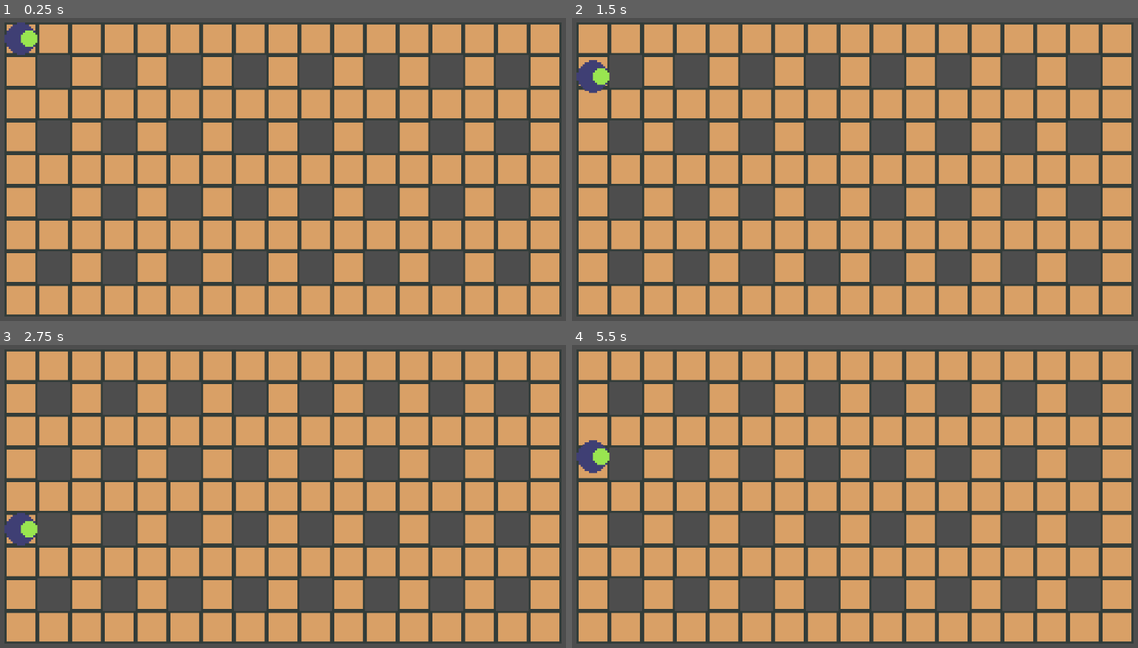
Above: before the commit, frames 1-4 (two rows, left to right).
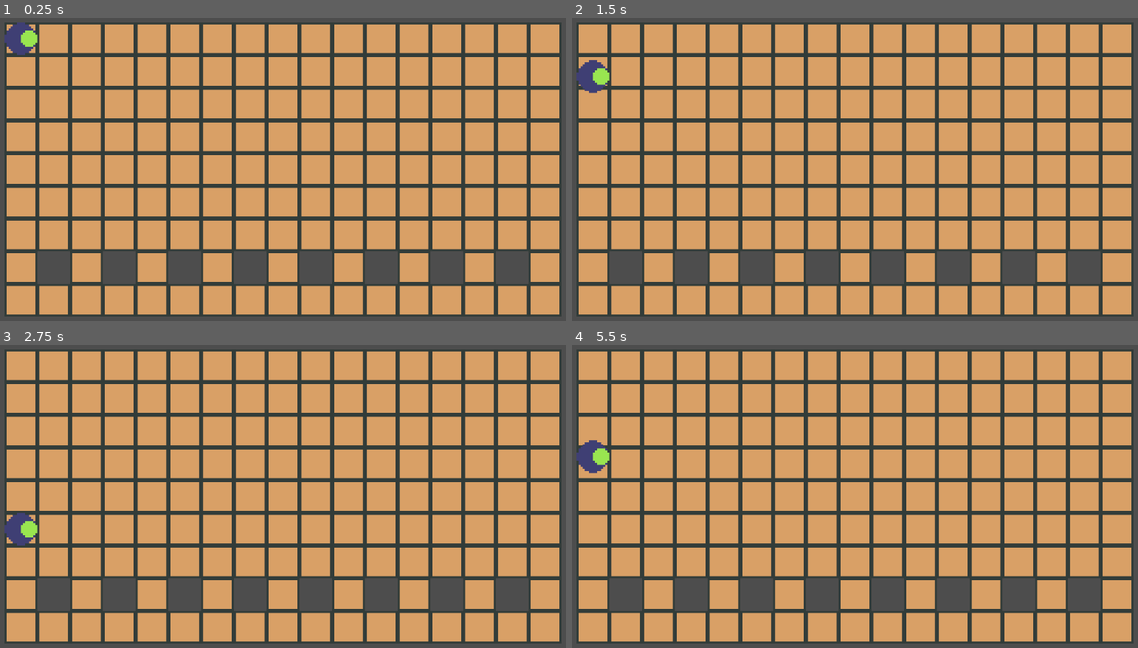
Above: after the commit, the same moments.

Repository: OppoOtis/BeatBomber
Game: Godot game, scene res://Scenes/DevScene.tscn
Same seed, same stepped clock (60 frames per second), same inputs: the game is played once before the commit and once after it.
Inputs (mouse positions are in pixels of both pictures, inside the frame that each line leads up to):
- Up to frame 1 (0.25 s): no input
- Up to frame 2 (1.5 s): tap Enter at 0.5 s; move the mouse to (985, 154) at 0.52 s; hold Right (ui_right) 0.53-1.28 s; tap Space at 1.25 s; move the mouse to (736, 184) at 1.27 s; hold S (Down) from 1.28 s (still down)
- Up to frame 3 (2.75 s): move the mouse to (339, 423) at 2.02 s; release S (Down) at 2.03 s; hold Right (ui_right) from 2.03 s (still down)
- Up to frame 4 (5.5 s): tap Enter at 2.75, 5 s; move the mouse to (826, 563) at 2.77 s; release Right (ui_right) at 2.78 s; hold W (EditorUp) 2.78-3.53 s; move the mouse to (1030, 544) at 3.52 s; hold Left (ui_left) 3.53-5.03 s; tap Space at 4.25 s; move the mouse to (679, 448) at 4.27 s; move the mouse to (883, 496) at 5.02 s; hold S (Down) from 5.03 s (still down)

The runs differ from the first frame. In frame 1, 14% of the frame differs, in the area x 6-94%, y 12-67%; in frame 2, 14%; in frame 3, 14%; in frame 4, 14%.

Commit message:
FastPush

Diff:
--- /dev/null
+++ b/Prefabs/UI/LevelIcon.tscn
@@ -0,0 +1,31 @@
+[gd_scene load_steps=4 format=3 uid="uid://dc2poqlggtc0u"]
+
+[ext_resource type="Script" path="res://Scripts/UI/LevelIcon.gd" id="1_ntvld"]
+
+[sub_resource type="Gradient" id="Gradient_8ms5w"]
+colors = PackedColorArray(0, 0, 0, 1, 0, 0, 0, 1)
+
+[sub_resource type="GradientTexture1D" id="GradientTexture1D_djkwq"]
+gradient = SubResource("Gradient_8ms5w")
+
+[node name="LevelIcon" type="Control"]
+layout_mode = 3
+anchors_preset = 0
+offset_right = 64.0
+offset_bottom = 64.0
+pivot_offset = Vector2(32, 32)
+script = ExtResource("1_ntvld")
+
+[node name="Label" type="Label" parent="."]
+layout_mode = 0
+offset_top = -23.0
+offset_right = 64.0
+text = "Level 1"
+horizontal_alignment = 1
+vertical_alignment = 2
+
+[node name="NinePatchRect" type="NinePatchRect" parent="."]
+layout_mode = 0
+offset_right = 64.0
+offset_bottom = 64.0
+texture = SubResource("GradientTexture1D_djkwq")
--- /dev/null
+++ b/Prefabs/UI/LevelSelect.gd
@@ -0,0 +1,19 @@
+extends Control
+
+@onready var levels: Array = [$LevelIcon, $LevelIcon2, $LevelIcon3, $LevelIcon4, $LevelIcon5, $LevelIcon6, $LevelIcon7, $LevelIcon8, $LevelIcon9]
+var currentLevel: int = 0
+
+func _ready():
+	_set_icon_position()
+
+func _input(event):
+	if event.is_action_pressed("ui_left") and currentLevel > 0:
+		currentLevel -= 1
+		_set_icon_position()
+
+	if event.is_action_pressed("ui_right") and currentLevel < levels.size() - 1:
+		currentLevel += 1
+		_set_icon_position()
+
+func _set_icon_position():
+	$PlayerIcon.global_position = levels[currentLevel].global_position
--- /dev/null
+++ b/Prefabs/UI/LevelSelect.tscn
@@ -0,0 +1,82 @@
+[gd_scene load_steps=4 format=3 uid="uid://3w635g321tvm"]
+
+[ext_resource type="Script" uid="uid://cn12xgikt5e2g" path="res://Prefabs/UI/LevelSelect.gd" id="1_4y4fr"]
+[ext_resource type="PackedScene" uid="uid://dc2poqlggtc0u" path="res://Prefabs/UI/LevelIcon.tscn" id="1_c5lno"]
+[ext_resource type="Texture2D" uid="uid://c7auw21o023q3" path="res://Art/TempCursor.png" id="2_8j86k"]
+
+[node name="LevelSelect" type="Control"]
+layout_mode = 3
+anchors_preset = 0
+offset_right = 40.0
+offset_bottom = 40.0
+script = ExtResource("1_4y4fr")
+
+[node name="LevelIcon" parent="." instance=ExtResource("1_c5lno")]
+offset_left = 56.0
+offset_top = 260.0
+offset_right = 120.0
+offset_bottom = 324.0
+
+[node name="LevelIcon2" parent="." instance=ExtResource("1_c5lno")]
+offset_left = 153.0
+offset_top = 260.0
+offset_right = 217.0
+offset_bottom = 324.0
+worldIndex = 2
+
+[node name="LevelIcon3" parent="." instance=ExtResource("1_c5lno")]
+offset_left = 251.0
+offset_top = 262.0
+offset_right = 315.0
+offset_bottom = 326.0
+worldIndex = 3
+
+[node name="LevelIcon4" parent="." instance=ExtResource("1_c5lno")]
+offset_left = 357.0
+offset_top = 262.0
+offset_right = 421.0
+offset_bottom = 326.0
+worldIndex = 4
+
+[node name="LevelIcon5" parent="." instance=ExtResource("1_c5lno")]
+offset_left = 465.0
+offset_top = 259.0
+offset_right = 529.0
+offset_bottom = 323.0
+worldIndex = 5
+
+[node name="LevelIcon6" parent="." instance=ExtResource("1_c5lno")]
+offset_left = 571.0
+offset_top = 264.0
+offset_right = 635.0
+offset_bottom = 328.0
+worldIndex = 6
+
+[node name="LevelIcon7" parent="." instance=ExtResource("1_c5lno")]
+offset_left = 665.0
+offset_top = 264.0
+offset_right = 729.0
+offset_bottom = 328.0
+worldIndex = 7
+
+[node name="LevelIcon8" parent="." instance=ExtResource("1_c5lno")]
+offset_left = 768.0
+offset_top = 269.0
+offset_right = 832.0
+offset_bottom = 333.0
+worldIndex = 8
+
+[node name="LevelIcon9" parent="." instance=ExtResource("1_c5lno")]
+offset_left = 879.0
+offset_top = 261.0
+offset_right = 943.0
+offset_bottom = 325.0
+worldIndex = 9
+
+[node name="PlayerIcon" type="TextureRect" parent="."]
+texture_filter = 1
+layout_mode = 0
+offset_right = 64.0
+offset_bottom = 64.0
+pivot_offset = Vector2(32, 32)
+texture = ExtResource("2_8j86k")
--- /dev/null
+++ b/Prefabs/UI/MainMenu.tscn
@@ -0,0 +1,13 @@
+[gd_scene load_steps=2 format=3 uid="uid://cxqy3f868558y"]
+
+[ext_resource type="PackedScene" uid="uid://3w635g321tvm" path="res://Prefabs/UI/LevelSelect.tscn" id="1_rjkbc"]
+
+[node name="MainMenu" type="Control"]
+layout_mode = 3
+anchors_preset = 15
+anchor_right = 1.0
+anchor_bottom = 1.0
+grow_horizontal = 2
+grow_vertical = 2
+
+[node name="LevelSelect" parent="." instance=ExtResource("1_rjkbc")]
--- a/Scenes/DevScene.tscn
+++ b/Scenes/DevScene.tscn
@@ -21,6 +21,6 @@
 position = Vector2(136, 72)
 tile_set = SubResource("TileSet_v5ucn")
 format = 2
-layer_0/tile_data = PackedInt32Array(-262153, 0, 0, -262152, …(1607 unchanged characters)… 0, 7, 0, 0, -131065, 0, 0, -262137, 0, 0)
+layer_0/tile_data = PackedInt32Array(-262153, 0, 0, -262152, …(1607 unchanged characters)… 0, 7, 0, 0, -131065, 0, 0, -262137, 0, 0, -196616, 0, 0, -196614, 0, 0, -196612, 0, 0, -196610, 0, 0, -262144, 0, 0, -262142, 0, 0, -262140, 0, 0, -262138, 0, 0, -131066, 0, 0, -131068, 0, 0, -131070, 0, 0, -131072, 0, 0, -65538, 0, 0, -65540, 0, 0, -65542, 0, 0, 65528, 0, 0, -65544, 0, 0, 65530, 0, 0, 65532, 0, 0, 65534, 0, 0, 0, 0, 0, 2, 0, 0, 4, 0, 0, 6, 0, 0)
 
 [node name="Player" parent="." instance=ExtResource("1_8nfvf")]
--- a/Scenes/LevelEditor.tscn
+++ b/Scenes/LevelEditor.tscn
@@ -40,7 +40,6 @@
 layer_0/name = "Grid"
 layer_1/name = "Cursor"
 layer_1/z_index = 1
-layer_1/tile_data = PackedInt32Array()
 
 [node name="Border" type="Sprite2D" parent="."]
 texture_filter = 1
--- a/Scripts/LevelEditor/LevelData.gd
+++ b/Scripts/LevelEditor/LevelData.gd
@@ -40,6 +40,7 @@
 	levelVisualizer._draw_region(positionList,value)
 
 func _load_full_level():
+	levelVisualizer._clear_level()
 	for x in range(levelData.size()):
 		for y in range(levelData[x].size()):
 			var vec = levelData[x][y]
--- a/Scripts/LevelManaging/LevelVisualizer.gd
+++ b/Scripts/LevelManaging/LevelVisualizer.gd
@@ -34,3 +34,6 @@
 	else:
 		for position in positionList:
 			environmentTilemap.set_cell(0,position,tile["tileID"],Vector2i(0,0))
+
+func _clear_level():
+	environmentTilemap.clear()
--- a/Scripts/PlayerMovement.gd
+++ b/Scripts/PlayerMovement.gd
@@ -52,7 +52,7 @@
 				if(y % 2 == 0):
 					collisionMap[x][y] = 1
 				else:
-					collisionMap[x][y] = 0
+					collisionMap[x][y] = 1
 
 func _move_target():
 	newPos = currPos
--- /dev/null
+++ b/Scripts/UI/LevelIcon.gd
@@ -0,0 +1,13 @@
+@tool
+extends Control
+
+@export var worldIndex: int = 1
+# Called when the node enters the scene tree for the first time.
+func _ready():
+	$Label.text = "Level " + str(worldIndex)
+
+
+# Called every frame. 'delta' is the elapsed time since the previous frame.
+func _process(delta):
+	if Engine.is_editor_hint():
+		$Label.text = "Level " + str(worldIndex)
--- a/project.godot
+++ b/project.godot
@@ -12,7 +12,7 @@
 
 config/name="BeatBomber"
 run/main_scene="res://Scenes/DevScene.tscn"
-config/features=PackedStringArray("4.2", "Forward Plus")
+config/features=PackedStringArray("4.4", "Forward Plus")
 config/icon="res://icon.svg"
 
 [autoload]
@@ -23,49 +23,49 @@
 
 Left={
 "deadzone": 0.5,
-"events": [Object(InputEventKey,"resource_local_to_scene":fa …(171 unchanged characters)… keycode":65,"key_label":65,"unicode":0,"echo":false,"script":null)
+"events": [Object(InputEventKey,"resource_local_to_scene":fa …(171 unchanged characters)… keycode":65,"key_label":65,"unicode":0,"location":0,"echo":false,"script":null)
 , Object(InputEventJoypadMotion,"resource_local_to_scene":false,"resource_name":"","device":-1,"axis":0,"axis_value":-1.0,"script":null)
 ]
 }
 Right={
 "deadzone": 0.5,
-"events": [Object(InputEventKey,"resource_local_to_scene":fa …(169 unchanged characters)… _keycode":68,"key_label":0,"unicode":0,"echo":false,"script":null)
+"events": [Object(InputEventKey,"resource_local_to_scene":fa …(169 unchanged characters)… _keycode":68,"key_label":0,"unicode":0,"location":0,"echo":false,"script":null)
 , Object(InputEventJoypadMotion,"resource_local_to_scene":false,"resource_name":"","device":-1,"axis":0,"axis_value":1.0,"script":null)
 ]
 }
 Up={
 "deadzone": 0.5,
-"events": [Object(InputEventKey,"resource_local_to_scene":fa …(169 unchanged characters)… _keycode":87,"key_label":0,"unicode":0,"echo":false,"script":null)
+"events": [Object(InputEventKey,"resource_local_to_scene":fa …(169 unchanged characters)… _keycode":87,"key_label":0,"unicode":0,"location":0,"echo":false,"script":null)
 , Object(InputEventJoypadMotion,"resource_local_to_scene":false,"resource_name":"","device":-1,"axis":1,"axis_value":-1.0,"script":null)
 ]
 }
 Down={
 "deadzone": 0.5,
-"events": [Object(InputEventKey,"resource_local_to_scene":fa …(169 unchanged characters)… _keycode":83,"key_label":0,"unicode":0,"echo":false,"script":null)
+"events": [Object(InputEventKey,"resource_local_to_scene":fa …(169 unchanged characters)… _keycode":83,"key_label":0,"unicode":0,"location":0,"echo":false,"script":null)
 , Object(InputEventJoypadMotion,"resource_local_to_scene":false,"resource_name":"","device":-1,"axis":1,"axis_value":1.0,"script":null)
 ]
 }
 EditorLeft={
 "deadzone": 0.5,
-"events": [Object(InputEventKey,"resource_local_to_scene":fa …(169 unchanged characters)… _keycode":65,"key_label":0,"unicode":0,"echo":false,"script":null)
+"events": [Object(InputEventKey,"resource_local_to_scene":fa …(169 unchanged characters)… _keycode":65,"key_label":0,"unicode":0,"location":0,"echo":false,"script":null)
 , Object(InputEventJoypadMotion,"resource_local_to_scene":false,"resource_name":"","device":-1,"axis":2,"axis_value":-1.0,"script":null)
 ]
 }
 EditorRight={
 "deadzone": 0.5,
-"events": [Object(InputEventKey,"resource_local_to_scene":fa …(169 unchanged characters)… _keycode":68,"key_label":0,"unicode":0,"echo":false,"script":null)
+"events": [Object(InputEventKey,"resource_local_to_scene":fa …(169 unchanged characters)… _keycode":68,"key_label":0,"unicode":0,"location":0,"echo":false,"script":null)
 , Object(InputEventJoypadMotion,"resource_local_to_scene":false,"resource_name":"","device":-1,"axis":2,"axis_value":1.0,"script":null)
 ]
 }
 EditorUp={
 "deadzone": 0.5,
-"events": [Object(InputEventKey,"resource_local_to_scene":fa …(169 unchanged characters)… _keycode":87,"key_label":0,"unicode":0,"echo":false,"script":null)
+"events": [Object(InputEventKey,"resource_local_to_scene":fa …(169 unchanged characters)… _keycode":87,"key_label":0,"unicode":0,"location":0,"echo":false,"script":null)
 , Object(InputEventJoypadMotion,"resource_local_to_scene":false,"resource_name":"","device":-1,"axis":3,"axis_value":-1.0,"script":null)
 ]
 }
 EditorDown={
 "deadzone": 0.5,
-"events": [Object(InputEventKey,"resource_local_to_scene":fa …(169 unchanged characters)… _keycode":83,"key_label":0,"unicode":0,"echo":false,"script":null)
+"events": [Object(InputEventKey,"resource_local_to_scene":fa …(169 unchanged characters)… _keycode":83,"key_label":0,"unicode":0,"location":0,"echo":false,"script":null)
 , Object(InputEventJoypadMotion,"resource_local_to_scene":false,"resource_name":"","device":-1,"axis":3,"axis_value":1.0,"script":null)
 ]
 }
@@ -73,14 +73,14 @@
 "deadzone": 0.5,
 "events": [Object(InputEventMouseButton,"resource_local_to_scene":false,"resource_name":"","device":-1,"window_id":0,"a …(253 unchanged characters)…
 , Object(InputEventJoypadButton,"resource_local_to_scene":false,"resource_name":"","device":-1,"button_index":10,"pressure":0.0,"pressed":false,"script":null)
-, Object(InputEventKey,"resource_local_to_scene":false,"resource_name":"","device":0,"window_id":0,"alt_pressed":false,"shift_pressed":false,"ctrl_pressed":false,"meta_pressed":false,"pressed":false,"keycode":0,"physical_keycode":69,"key_label":0,"unicode":0,"echo":false,"script":null)
+, Object(InputEventKey,"resource_local_to_scene":false,"resource_name":"","device":0,"window_id":0,"alt_pressed":false,"shift_pressed":false,"ctrl_pressed":false,"meta_pressed":false,"pressed":false,"keycode":0,"physical_keycode":69,"key_label":0,"unicode":0,"location":0,"echo":false,"script":null)
 ]
 }
 EditorZoomOut={
 "deadzone": 0.5,
 "events": [Object(InputEventMouseButton,"resource_local_to_scene":false,"resource_name":"","device":-1,"window_id":0,"a …(253 unchanged characters)…
 , Object(InputEventJoypadButton,"resource_local_to_scene":false,"resource_name":"","device":-1,"button_index":9,"pressure":0.0,"pressed":false,"script":null)
-, Object(InputEventKey,"resource_local_to_scene":false,"resource_name":"","device":0,"window_id":0,"alt_pressed":false,"shift_pressed":false,"ctrl_pressed":false,"meta_pressed":false,"pressed":false,"keycode":0,"physical_keycode":81,"key_label":0,"unicode":0,"echo":false,"script":null)
+, Object(InputEventKey,"resource_local_to_scene":false,"resource_name":"","device":0,"window_id":0,"alt_pressed":false,"shift_pressed":false,"ctrl_pressed":false,"meta_pressed":false,"pressed":false,"keycode":0,"physical_keycode":81,"key_label":0,"unicode":0,"location":0,"echo":false,"script":null)
 ]
 }
 EditorCursorLeft={
@@ -111,7 +111,7 @@
 EditorBoost={
 "deadzone": 0.5,
 "events": [Object(InputEventJoypadButton,"resource_local_to_scene":false,"resource_name":"","device":-1,"button_index":8,"pressure":0.0,"pressed":false,"script":null)
-, Object(InputEventKey,"resource_local_to_scene":false,"reso …(165 unchanged characters)… ode":4194325,"key_label":0,"unicode":0,"echo":false,"script":null)
+, Object(InputEventKey,"resource_local_to_scene":false,"reso …(165 unchanged characters)… ode":4194325,"key_label":0,"unicode":0,"location":0,"echo":false,"script":null)
 ]
 }
 EditorPlace={
@@ -126,11 +126,11 @@
 }
 Load={
 "deadzone": 0.5,
-"events": [Object(InputEventKey,"resource_local_to_scene":fa …(169 unchanged characters)… _keycode":77,"key_label":0,"unicode":0,"echo":false,"script":null)
+"events": [Object(InputEventKey,"resource_local_to_scene":fa …(169 unchanged characters)… _keycode":77,"key_label":0,"unicode":0,"location":0,"echo":false,"script":null)
 ]
 }
 Save={
 "deadzone": 0.5,
-"events": [Object(InputEventKey,"resource_local_to_scene":fa …(169 unchanged characters)… _keycode":78,"key_label":0,"unicode":0,"echo":false,"script":null)
+"events": [Object(InputEventKey,"resource_local_to_scene":fa …(169 unchanged characters)… _keycode":78,"key_label":0,"unicode":0,"location":0,"echo":false,"script":null)
 ]
 }
Not shown: 1 places in Prefabs/PlayerManager.tscn that only renumber resources
Not shown, added: Prefabs/UI/LevelSelect.gd.uid
Not shown: 1 places in Scenes/LevelEditor.tscn that only renumber resources
Not shown, added: Scripts/Autoloads/global_data.gd.uid
Not shown, added: Scripts/LevelEditor/CameraMovement.gd.uid
Not shown, added: Scripts/LevelEditor/CursorAnchor.gd.uid
Not shown, added: Scripts/LevelEditor/CursorMovement.gd.uid
Not shown, added: Scripts/LevelEditor/CursorStretcher.gd.uid
Not shown, added: Scripts/LevelEditor/GridSpawner.gd.uid
Not shown, added: Scripts/LevelEditor/LevelData.gd.uid
Not shown, added: Scripts/LevelEditor/Placement.gd.uid
Not shown, added: Scripts/LevelManaging/LevelLoader.gd.uid
(and 4 more such lines)
